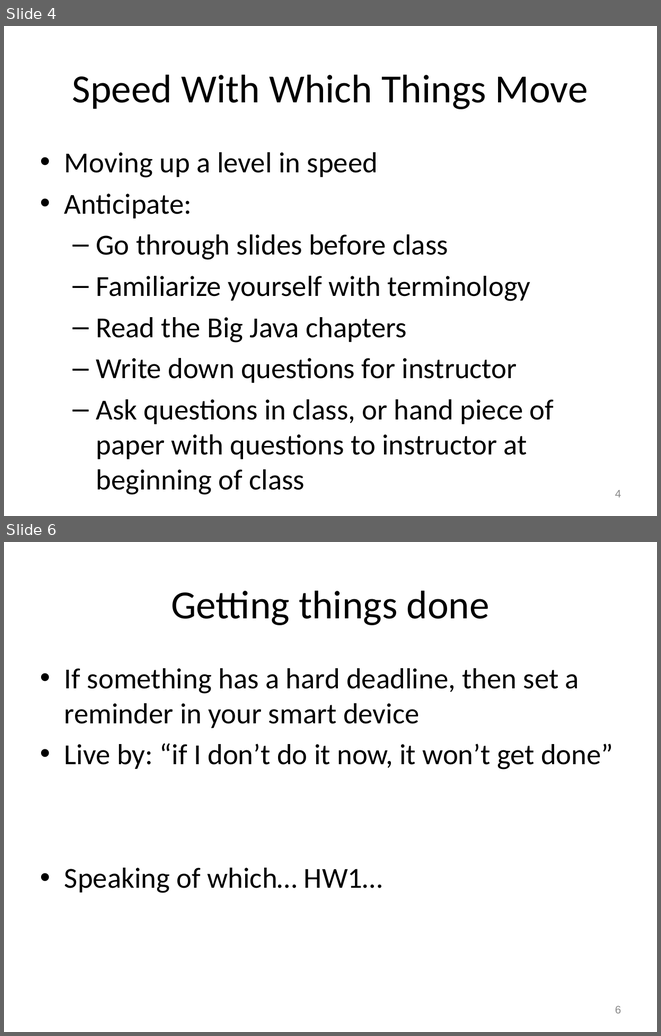
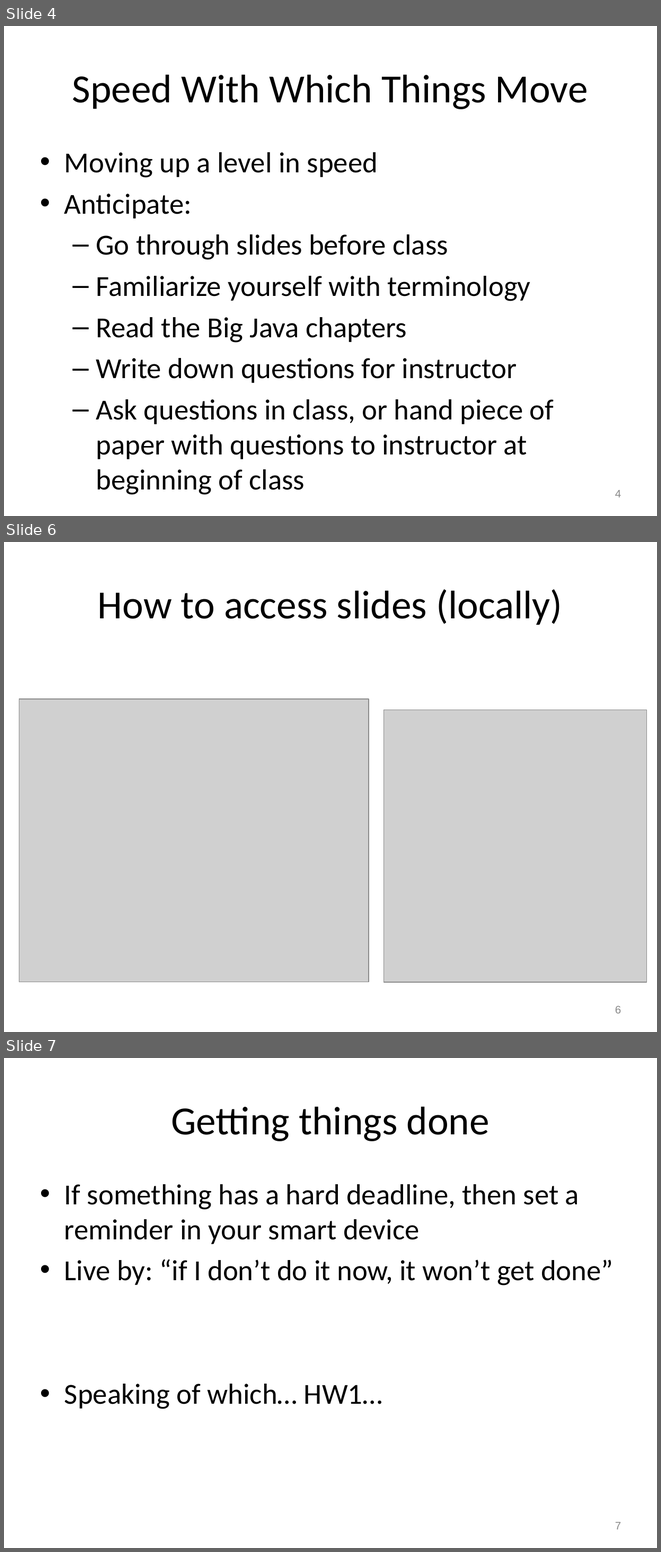
Before and after one commit to RHIT-CSSE/csse220, a slide deck: ClassMaterials/ArraysAndLists/Slides/Arrays and Lists.pptx. Shown one above the other, each under a label of ours: slides 4 and 6 before the commit, slides 4, 6 and 7 after it; the slides between them are not shown. The pictures are 661x1036 and 661x1552 pixels, drawn with LibreOffice and Linux fonts; fonts in the diff are those of the drawing; grey boxes stand for pictures. Boxes give left, top, right and bottom in pixels: in the first picture for what was removed or moved away, otherwise in the second. Text is boxed around its words. In the diff, an @@ line names an element or a change of style, - is before the commit and + after.

```diff
--- a/ClassMaterials/ArraysAndLists/Slides/Arrays and Lists.pptx
+++ b/ClassMaterials/ArraysAndLists/Slides/Arrays and Lists.pptx
@@ slide 6 added at box(4, 542, 657, 1032), background #FFFFFF @@
@@ title added at box(98, 589, 562, 625), 44 pt, text #000000 @@
+How to access slides (locally)
@@ picture added at box(19, 699, 368, 981) @@
@@ picture added at box(383, 710, 646, 982) @@
@@ page number added at box(615, 1006, 621, 1013), 12 pt, text #888888 @@
+6
@@ what was slide 6 is now slide 7 @@
@@ page number at box(615, 1522, 621, 1529): text changed @@
-6
+7
```
Also in this commit, not shown: 1 slide changed, 7 other files.
